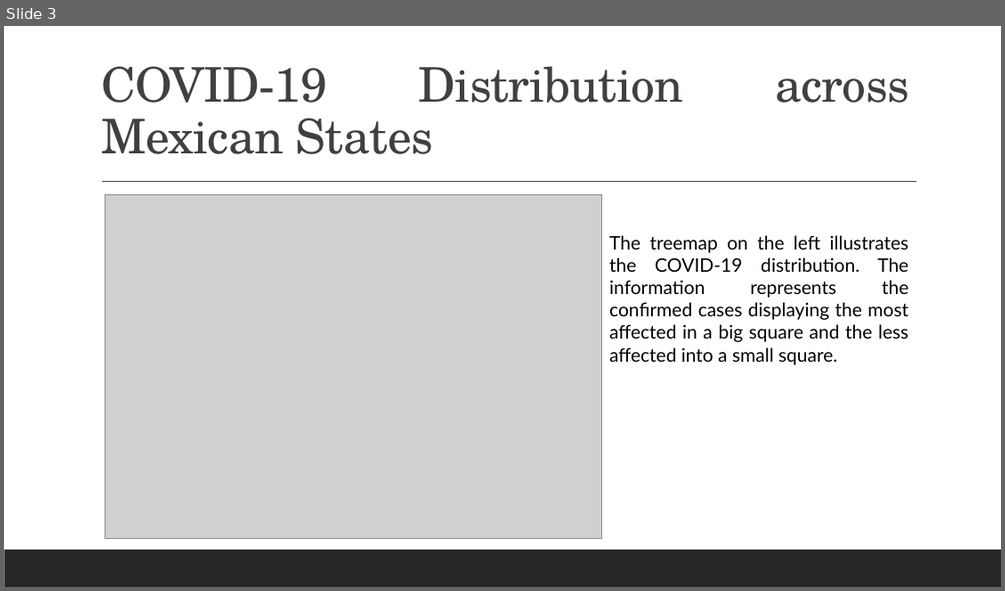
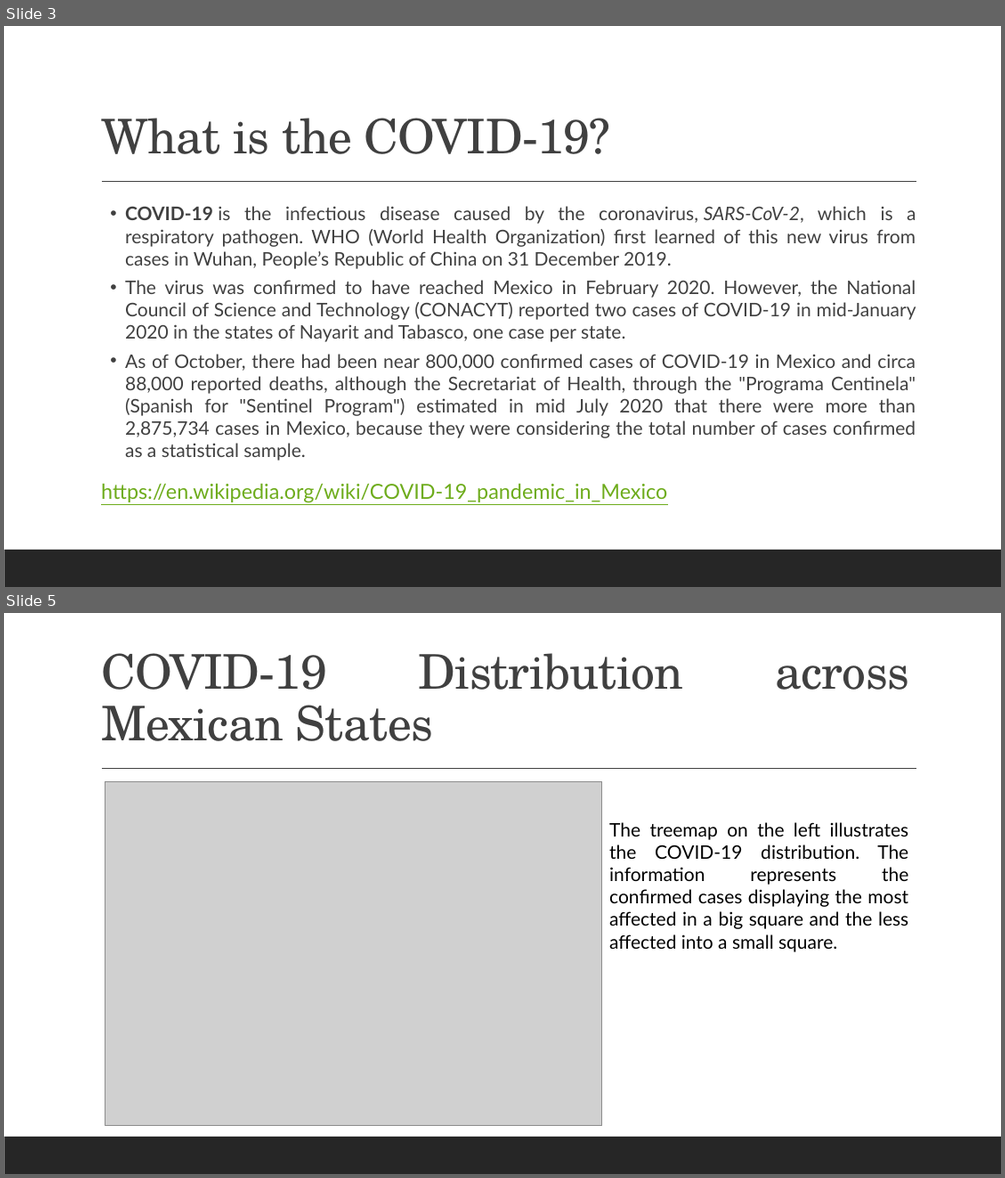
Before and after one commit to cmaroblesg/Advanced_DataScience_Capstone, a slide deck: Documents/Presentation.pptx. Shown one above the other, each under a label of ours: slide 3 before the commit, slides 3 and 5 after it; the slides between them are not shown. The pictures are 1005x591 and 1005x1178 pixels, drawn with LibreOffice and Linux fonts; fonts in the diff are those of the drawing; grey boxes stand for pictures. Boxes give left, top, right and bottom in pixels: in the first picture for what was removed or moved away, otherwise in the second. Text is boxed around its words. In the diff, an @@ line names an element or a change of style, - is before the commit and + after.

```diff
--- a/Documents/Presentation.pptx
+++ b/Documents/Presentation.pptx
@@ slide 3 added at (x1=4, y1=26, x2=1001, y2=587), background #FFFFFF; not listed: 2 template elements that a slide beside it also shows @@
@@ title added at (x1=101, y1=118, x2=611, y2=154), 46 pt, text #404040 @@
+What is the COVID-19?
@@ text added at (x1=101, y1=206, x2=916, y2=503), 18 pt, text #404040 @@
+  • COVID-19 is the infectious disease caused by the coronavirus, SARS-CoV-2, which is a respiratory pathogen. WHO (World Health Organization) first learned of this new virus from cases in Wuhan, People’s Republic of China on 31 December 2019.
+  • The virus was confirmed to have reached Mexico in February 2020. However, the National Council of Science and Technology (CONACYT) reported two cases of COVID-19 in mid-January 2020 in the states of Nayarit and Tabasco, one case per state.
+  • As of October, there had been near 800,000 confirmed cases of COVID-19 in Mexico and circa 88,000 reported deaths, although the Secretariat of Health, through the "Programa Centinela" (Spanish for "Sentinel Program") estimated in mid July 2020 that there were more than 2,875,734 cases in Mexico, because they were considering the total number of cases confirmed as a statistical sample.
+  https://en.wikipedia.org/wiki/COVID-19_pandemic_in_Mexico
@@ what was slide 3 is now slide 5 @@
```
Also in this commit, not shown: 1 slide changed, 2 other slides added, 1 slide removed, 1 other file.
